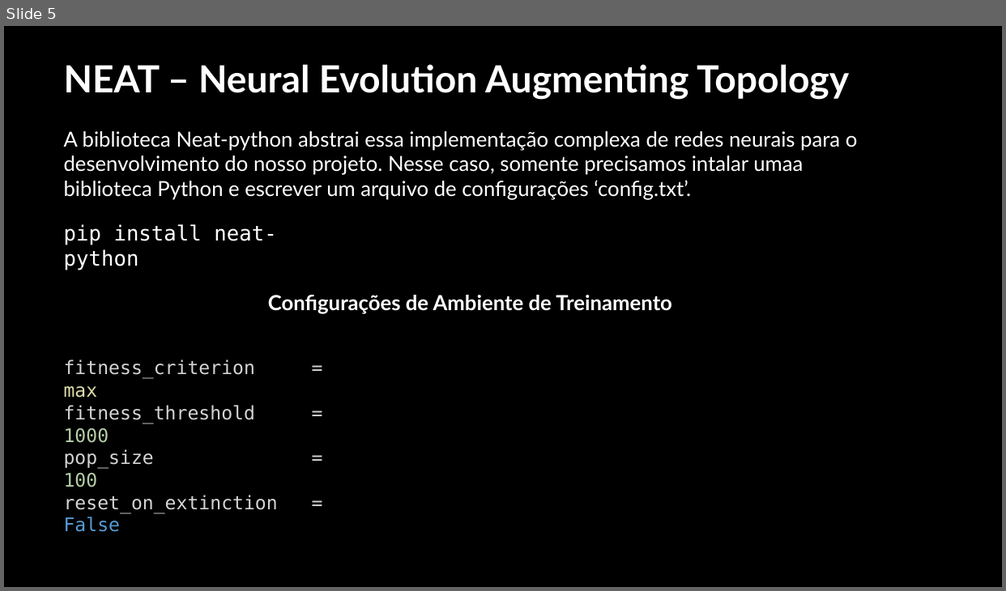
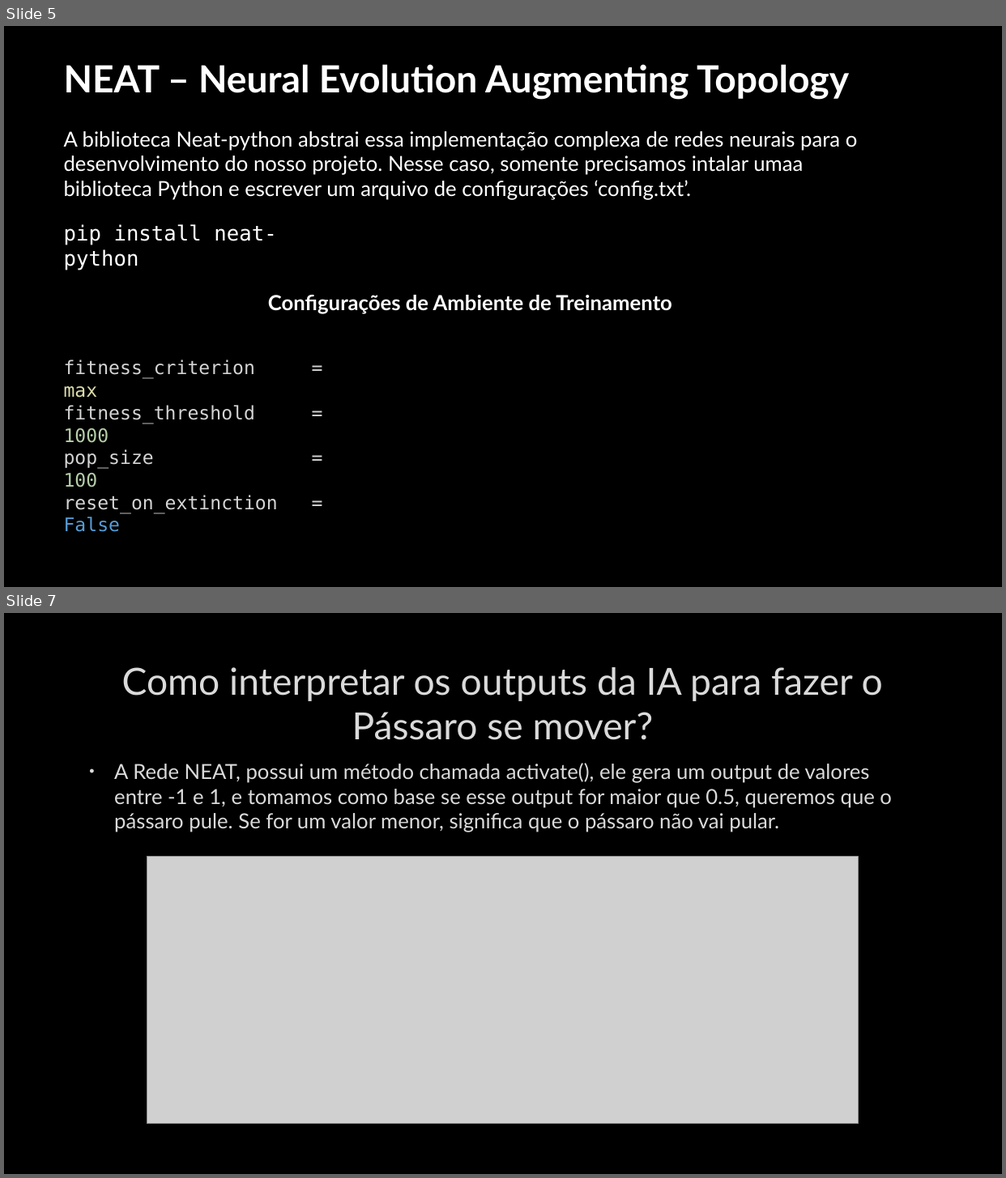
Before and after one commit to PedroPadilhaPortella/IAFlappyBird, a slide deck: FlappyBird.pptx. Shown one above the other, each under a label of ours: slide 5 before the commit, slides 5 and 7 after it; the slides between them are not shown. The pictures are 1006x591 and 1006x1178 pixels, drawn with LibreOffice and Linux fonts; fonts in the diff are those of the drawing; grey boxes stand for pictures; background and template pictures are left out. Boxes give left, top, right and bottom in pixels: in the first picture for what was removed or moved away, otherwise in the second. Text is boxed around its words. In the diff, an @@ line names an element or a change of style, - is before the commit and + after.

```diff
--- a/FlappyBird.pptx
+++ b/FlappyBird.pptx
@@ slide 7 added at (4,613,1002,1174), background picture (left out) @@
@@ title added at (122,667,883,740), 36 pt, text #DADADA @@
+Como interpretar os outputs da IA para fazer o Pássaro se mover?
@@ text added at (114,763,892,833), 20 pt, text #DADADA @@
+• A Rede NEAT, possui um método chamada activate(), ele gera um output de valores entre -1 e 1, e tomamos como base se esse output for maior que 0.5, queremos que o pássaro pule. Se for um valor menor, significa que o pássaro não vai pular.
@@ picture added at (147,856,859,1123) @@
```
Also in this commit, not shown: 3 slides changed, 5 other slides added, 1 other file.
